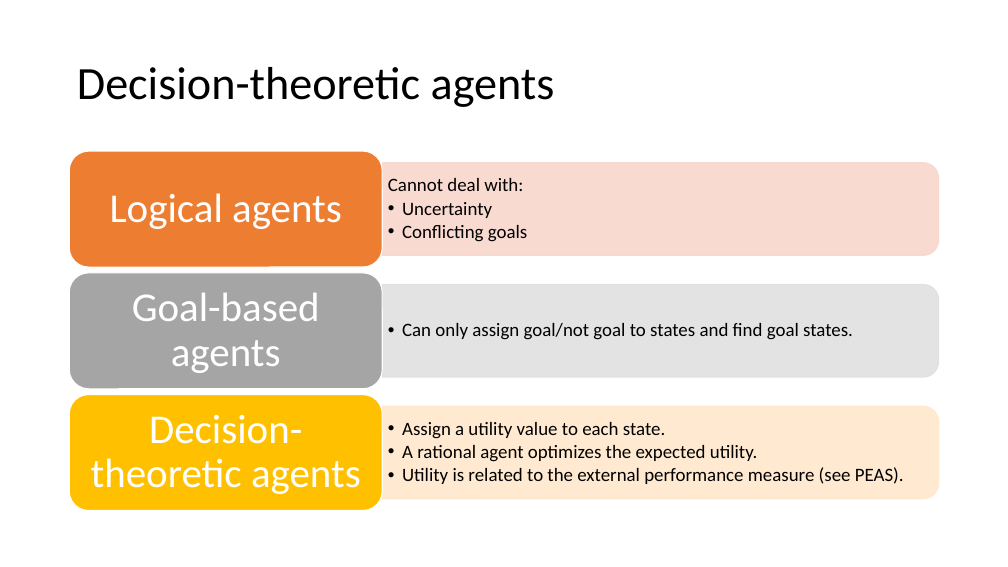
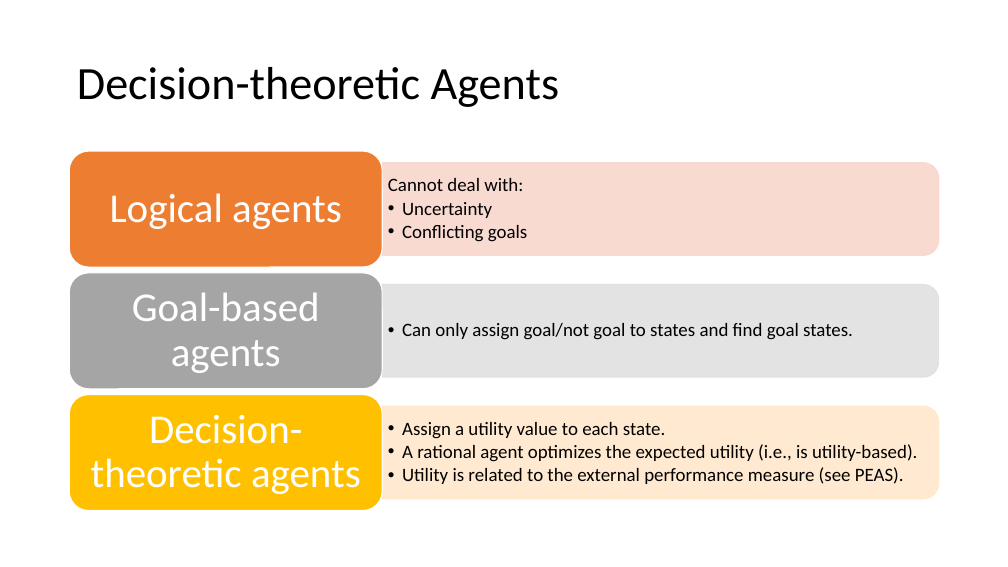
Before and after one commit to mhahsler/CS7320-AI, a slide deck: slide 3 of slides/16_decision_making.pptx. Drawn at 1008x567 pixels with LibreOffice and Linux fonts; fonts in the diff are those of the drawing. Boxes give left, top, right and bottom in pixels: in the first picture for what was removed or moved away, otherwise in the second. Text is boxed around its words. In the diff, an @@ line names an element or a change of style, - is before the commit and + after.

```diff
--- a/slides/16_decision_making.pptx
+++ b/slides/16_decision_making.pptx
@@ title at (x1=77, y1=67, x2=559, y2=107): text changed @@
-Decision-theoretic agents
+Decision-theoretic Agents
@@ text at (x1=402, y1=444, x2=917, y2=462): text changed @@
-  • A rational agent optimizes the expected utility.
+  • A rational agent optimizes the expected utility (i.e., is utility-based).
```
Also in this commit, not shown: 8 other slides changed, 1 slide added, 1 slide removed, 1 other file.
